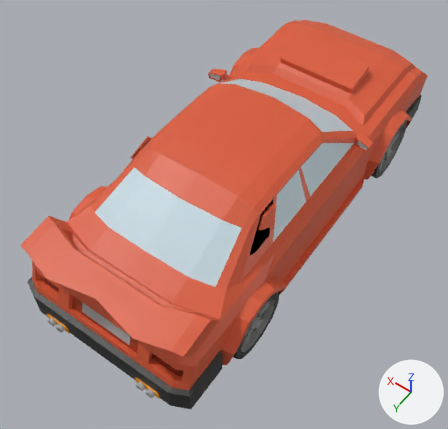
What one commit did to the FBX model A Nice Day/Assets/Meshes/Car/LowPolyCar.fbx.
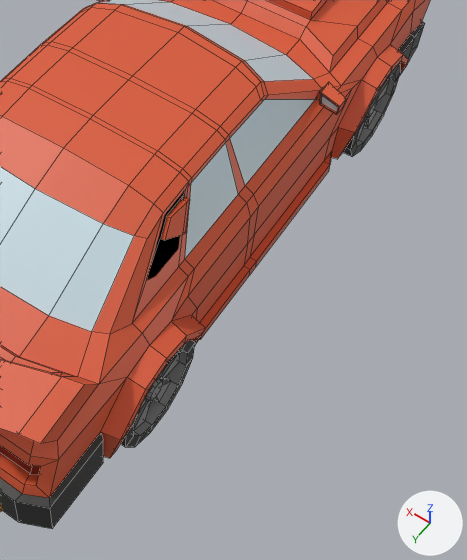
There are two pictures of each version: one whole from a camera (50 mm lens) standing at (-5.13, 8.25, 12.02) and looking at (-0.03, 1.11, 0.8), one close up on the part from 35% to 100% of the width and 19% to 100% of the height. The axes (+X, +Y, +Z) are drawn at lower right. The lights are the same throughout. The close-ups show mesh edges as thin lines. Where no turn or scale is listed for an object, it has been applied to the vertices.

Objects in the first close-up: 'BackWheelRight', 'Car', 'FrontWheelRight'.
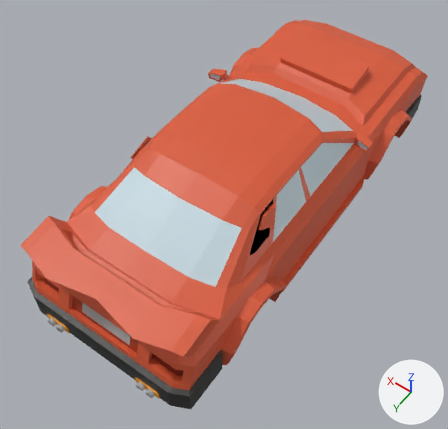
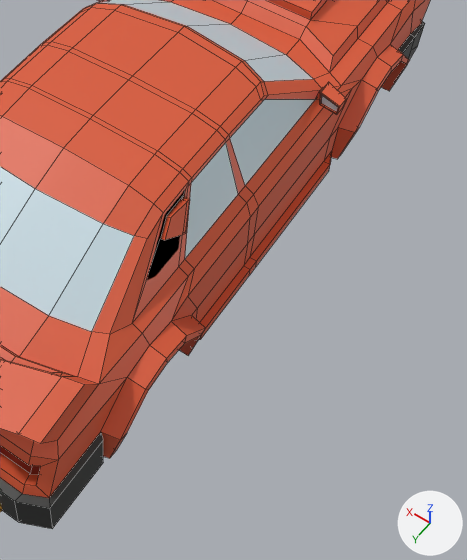
The newer file is also turned or shifted as a whole; pictures and numbers use the older file's frame.

Boxes [x1, y1, x2, y2] around the edits, measured in the close-ups (467 x 560 px):
'BackWheelRight', mesh moved (not visible afterwards): before [121, 340, 195, 448]
'FrontWheelRight', mesh moved (not visible afterwards): before [343, 63, 400, 157]

The change, as a list of edits to the scene's bpy script:
```text
Change me_cube_003:
    where me_cube_003.from_pydata(...)  # 96 vertices, 86 faces; spans x -0.32..0.34, y -0.77..0.77, z -0.77..0.77
    used by ob_frontwheelright; location = (-1.91, -2.99, 0.78)
    me_cube_003 part 1: the whole mesh is moved by (1.87, 2.99, 0.45)
Change me_cube_002:
    where me_cube_002.from_pydata(...)  # 96 vertices, 86 faces; spans x -0.39..0.41, y -0.77..0.77, z -0.77..0.77
    used by ob_backwheelright; location = (-1.84, 3.01, 0.78)
    me_cube_002 part 2: the whole mesh is moved by (1.79, -3.01, 0.45)
```
